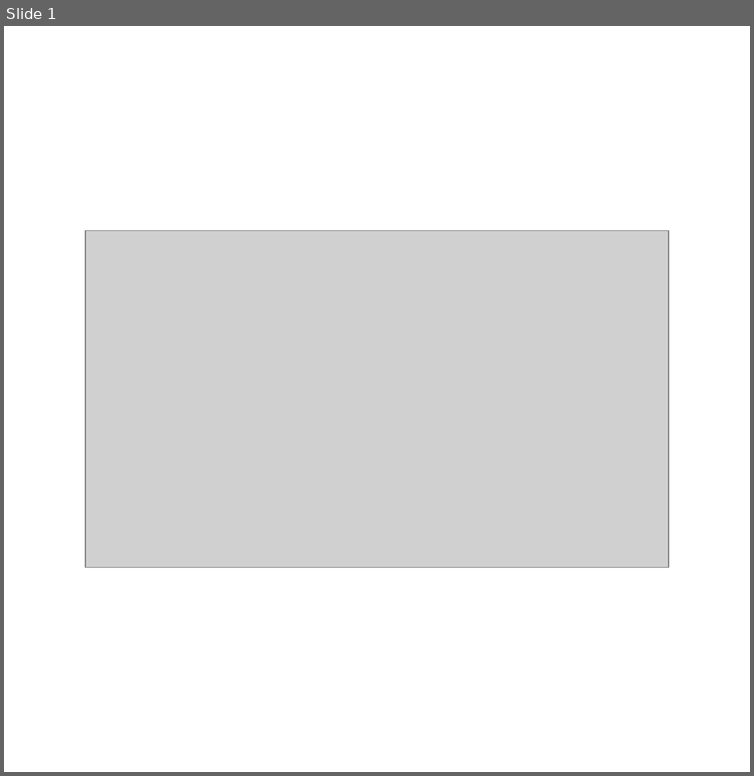
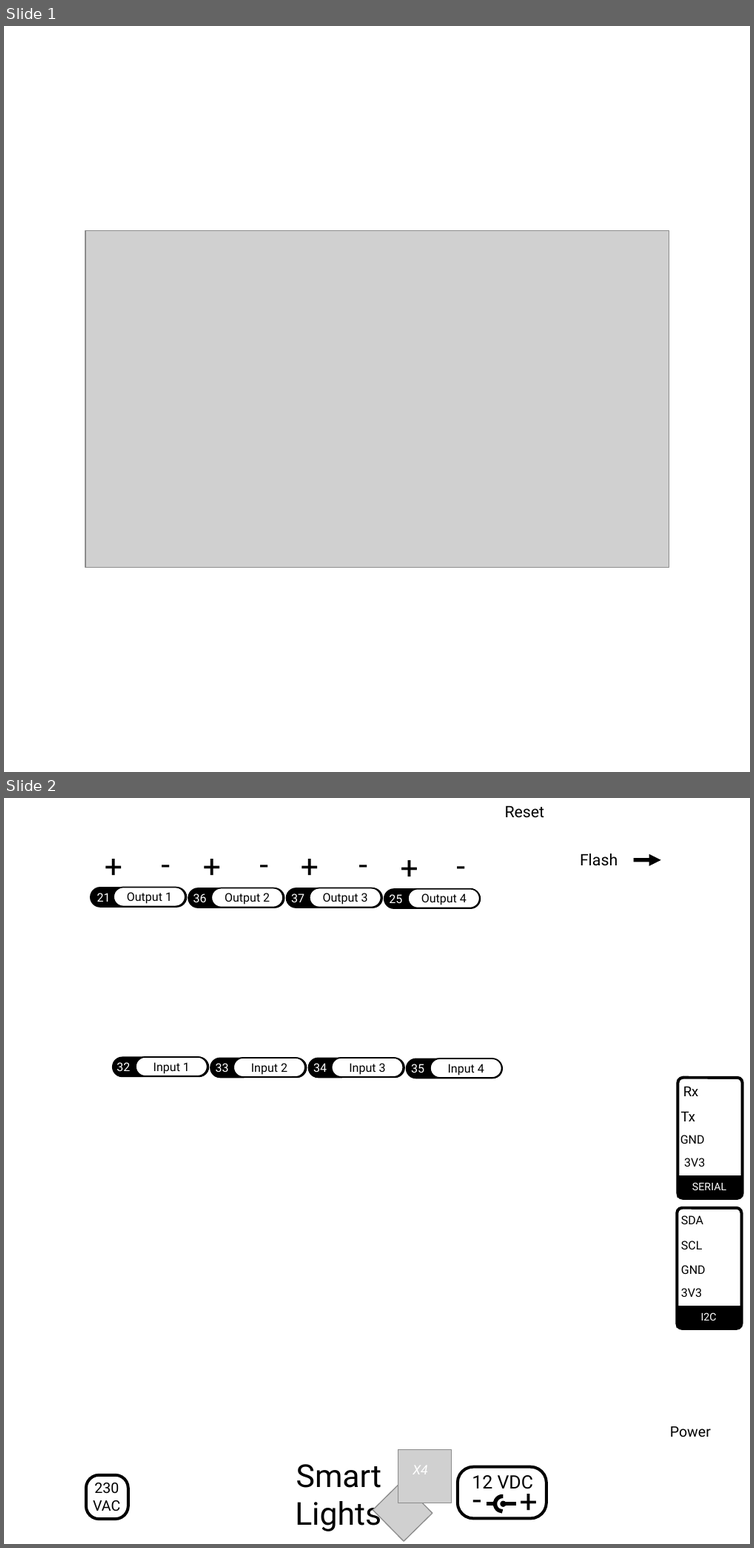
Before and after one commit to JGAguado/Smart_Lights, a slide deck: Documentation/Silkscreen/Design.pptx. Shown one above the other, each under a label of ours: slide 1 before the commit, slides 1 and 2 after it. The pictures are 754x776 and 754x1548 pixels, drawn with LibreOffice and Linux fonts; fonts in the diff are those of the drawing; grey boxes stand for pictures; background and template pictures are left out. Boxes give left, top, right and bottom in pixels: in the first picture for what was removed or moved away, otherwise in the second. Text is boxed around its words. In the diff, an @@ line names an element or a change of style, - is before the commit and + after.

```diff
--- a/Documentation/Silkscreen/Design.pptx
+++ b/Documentation/Silkscreen/Design.pptx
@@ slide 2 added at (x1=4, y1=798, x2=750, y2=1544), background picture (left out) @@
@@ text added at (x1=505, y1=805, x2=545, y2=818), 12 pt, text #000000 @@
+Reset
@@ group added at (x1=99, y1=845, x2=475, y2=893): 8 texts @@
+-
++
+-
++
+-
++
+-
++
@@ text added at (x1=580, y1=854, x2=617, y2=866), 12 pt, text #000000 @@
+Flash
@@ arrow added from (633, 859) to (661, 861), #000000 3 pt @@
@@ group added at (x1=91, y1=887, x2=480, y2=908): 8 rounded rectangles, 4 texts @@
+Output 1
+21
+Output 2
+36
+Output 3
+37
+Output 4
+25
@@ group added at (x1=113, y1=1057, x2=503, y2=1078): 8 rounded rectangles, 4 texts @@
+Input 1
+32
+Input 2
+33
+Input 3
+34
+Input 4
+35
@@ group added at (x1=677, y1=1078, x2=743, y2=1198): 4 texts, 1 rectangle, 1 rounded rectangle @@
+3V3
+GND
+Tx
+Rx
+SERIAL
@@ group added at (x1=677, y1=1209, x2=741, y2=1329): 4 texts, 1 rectangle, 1 rounded rectangle @@
+3V3
+GND
+SCL
+SDA
+I2C
@@ text added at (x1=670, y1=1426, x2=711, y2=1437), 11 pt, text #000000 @@
+Power
@@ rounded rectangle added at (x1=86, y1=1476, x2=129, y2=1520), outline #000000 2.25 pt @@
@@ text added at (x1=93, y1=1482, x2=120, y2=1511), 11 pt, text #000000 @@
+230
+VAC
@@ group added at (x1=295, y1=1450, x2=452, y2=1541): 2 texts, 2 pictures @@
+Smart Lights
+X4
@@ group added at (x1=458, y1=1467, x2=547, y2=1528): 3 texts, 2 lines, 1 rounded rectangle, 1 arc (boxed as its full ellipse), 1 ellipse @@
+12 VDC
+-
++
```
Also in this commit, not shown: 2 other slides added, 3 slides removed, 2 other files.
